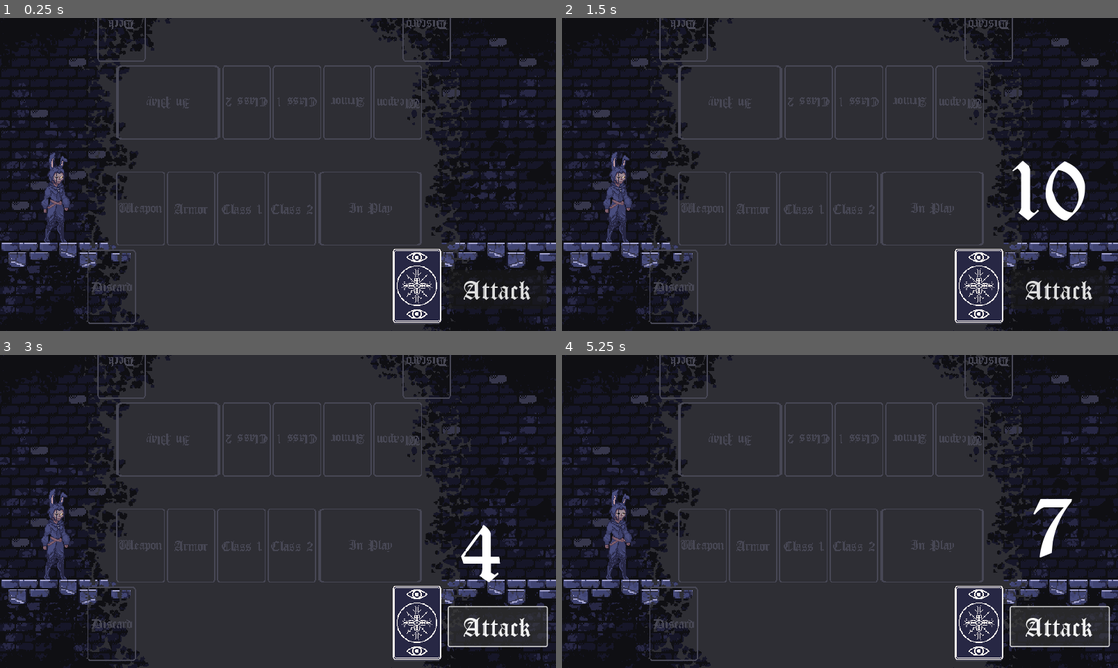
Above: before the commit, frames 1-4 (two rows, left to right).
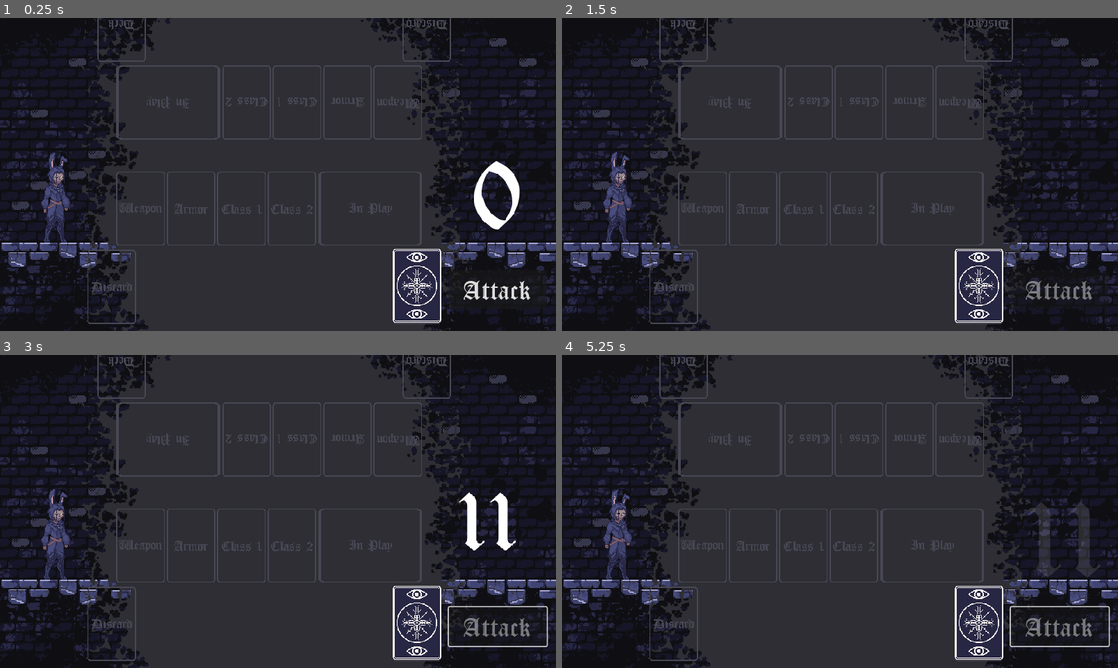
Above: after the commit, the same moments.

Repository: grahamcr4cker/PracticeCards
Game: Godot game, scene res://combat_dungeon.tscn
Same seed, same stepped clock (60 frames per second), same inputs: the game is played once before the commit and once after it.
Inputs (mouse positions are in pixels of both pictures, inside the frame that each line leads up to):
- Up to frame 1 (0.25 s): no input
- Up to frame 2 (1.5 s): click "Attack" at 0.5 s; click (979, 287) at 1.25 s
- Up to frame 3 (3 s): click (417, 624) at 2 s; click "Attack" at 2.75 s
- Up to frame 4 (5.25 s): click (979, 624) at 3.5 s; click "Attack" at 4.25 s

The runs differ from the first frame. In frame 1, 0.7% of the frame differs, in the area x 85-94%, y 45-68%; in frame 2, 1.2%; in frame 3, 1.5%; in frame 4, 1.6%, in the area x 83-97%, y 46-91%.

Commit message:
fixed bug roll

Diff:
--- a/Roll Result Indicator.gd
+++ b/Roll Result Indicator.gd
@@ -1,20 +1,17 @@
 extends Node2D
-class_name roll_result_number
 
-@onready var label:Label = $Label
-@onready var label_container:Node2D = $"."
-@onready var ap:AnimationPlayer = $AnimationPlayer
+@export var speed : int = 30
+@export var friction : int = 15
+var shift_direction: Vector2 = Vector2.ZERO
 
-
+@onready var label = $Label
 
 # Called when the node enters the scene tree for the first time.
 func _ready():
-	pass
-
-func set_values_and_animate(value:String, start_pos:Vector2) -> void:
-	label.text = value
-	ap.play("show_result")
+	shift_direction = Vector2(randi_range(-1, 1), randi_range(-1, 1))
 
 
-func remove() -> void:
-	queue_free()
+# Called every frame. 'delta' is the elapsed time since the previous frame.
+func _process(delta):
+	global_position += speed * shift_direction * delta
+	speed = max(speed - friction * delta, 0)
--- a/Roll Result Spawn Point.gd
+++ b/Roll Result Spawn Point.gd
@@ -6,15 +6,15 @@
 
 var end_held = false
 
-func _on_attack_button_pressed():
-	spawn_roll_result(randi_range(1,10) + mastery)
-
-func spawn_roll_result(value:float):
-	var roll_result = get_roll_result()
-	var val = str(round(value))
-	var pos = roll_result_spawn_point.position
-	add_child(roll_result, true)
-	roll_result.set_values_and_animate(val, pos)
-
-func get_roll_result() -> roll_result_number:
-	return roll_result_template.instantiate()
+#func _on_attack_button_pressed():
+#	spawn_roll_result(randi_range(1,10) + mastery)
+#
+#func spawn_roll_result(value:float):
+#	var roll_result = get_roll_result()
+#	var val = str(round(value))
+#	var pos = roll_result_spawn_point.position
+#	add_child(roll_result, true)
+#	roll_result.set_values_and_animate(val, pos)
+#
+#func get_roll_result() -> roll_result_number:
+#	return roll_result_template.instantiate()
--- a/combat_dungeon.tscn
+++ b/combat_dungeon.tscn
@@ -1,12 +1,13 @@
-[gd_scene load_steps=10 format=3 uid="uid://42qyq0numudm"]
+[gd_scene load_steps=11 format=3 uid="uid://bqw3vokrvf548"]
 
 [ext_resource type="Texture2D" uid="uid://g3ddrmm8t4rn" path="res://assets/Backgrounds/Background_Dungeon.png" id="1_cb83s"]
 [ext_resource type="Script" path="res://Roll Result Spawn Point.gd" id="1_foulw"]
-[ext_resource type="PackedScene" uid="uid://bpd4ggfpexeid" path="res://player.tscn" id="2_wg4p0"]
+[ext_resource type="PackedScene" path="res://player.tscn" id="2_wg4p0"]
 [ext_resource type="Texture2D" uid="uid://bhwmi0xufos0m" path="res://assets/Card Art/card_back.png" id="3_futgi"]
 [ext_resource type="Script" path="res://PlayerDeck.gd" id="4_0vce2"]
 [ext_resource type="Script" path="res://hand.gd" id="5_hxuek"]
 [ext_resource type="FontFile" uid="uid://diqt2vii6tchx" path="res://assets/Fonts/CloisterBlack.ttf" id="6_krib6"]
+[ext_resource type="PackedScene" uid="uid://v2msqv3t8ntg" path="res://roll_result_indicator.tscn" id="7_g8lkh"]
 [ext_resource type="Script" path="res://Attack Button.gd" id="7_yu8p6"]
 
 [sub_resource type="Curve" id="Curve_26ffl"]
@@ -168,4 +169,7 @@
 text = "Attack"
 script = ExtResource("7_yu8p6")
 
-[connection signal="pressed" from="Attack Button" to="Player/Roll Result Spawn Point" method="_on_attack_button_pressed"]
+[node name="Roll Result Indicator" parent="." instance=ExtResource("7_g8lkh")]
+position = Vector2(752, 170)
+
+[connection signal="pressed" from="Attack Button" to="Player" method="_on_attack_button_pressed"]
--- a/player.gd
+++ b/player.gd
@@ -1,6 +1,8 @@
 extends CharacterBody2D
 #Player stuff vvv
 @onready var animation = $AnimationPlayer
+@onready var roll_indicator = $"../Roll Result Indicator" # No need to preload this, it's already a child in the same scene, we can access it directly
+@onready var attack_button = $"../Attack Button"
 var total_health = "res://Class.gd.Priest.total_health"
 var mastery_bonus = 3
 
@@ -12,6 +14,18 @@
 	move_and_slide()
 	updateAnimation()
 
+func _on_attack_button_pressed():
+	var result = randi_range(1,10) + mastery_bonus
+	spawn_roll_indicator(result)
+	# This disables the attack button while the animation is playing
+	attack_button.disabled = true
+	await get_tree().create_timer(1.0).timeout
+	attack_button.disabled = false
+
+func spawn_roll_indicator(result: int):
+	if roll_indicator:
+		roll_indicator.get_node("Label").text = str(result)
+		roll_indicator.get_node("AnimationPlayer").play("show_result")
 
 #func spawn_effect(EFFECT: PackedScene, effect_position: Vector2 = global_position):
 #	if EFFECT:
@@ -19,12 +33,6 @@
 #		get_tree().current_scene.add_child(effect)
 #		effect.global_position = effect_position
 #		return effect
-
-#func spawn_roll_indicator(result: int):
-#	var indicator = roll_indicator.instantiate()
-#	if indicator:
-#		indicator.label = (result) #think crash is caused by this. Invalid get index 'label' (on base:PackedScene')
-
 
 	#get a result from the pool vvv
 #	if roll_result_pool.size() > 0:
--- a/roll_result_indicator.tscn
+++ b/roll_result_indicator.tscn
@@ -1,9 +1,10 @@
-[gd_scene load_steps=6 format=3 uid="uid://bk6oa0oag1iqk"]
+[gd_scene load_steps=6 format=3 uid="uid://v2msqv3t8ntg"]
 
 [ext_resource type="Script" path="res://Roll Result Indicator.gd" id="1_2cwkx"]
 [ext_resource type="FontFile" uid="uid://diqt2vii6tchx" path="res://assets/Fonts/CloisterBlack.ttf" id="2_mbvdg"]
 
 [sub_resource type="Animation" id="Animation_5au47"]
+length = 0.001
 tracks/0/type = "value"
 tracks/0/imported = false
 tracks/0/enabled = true
@@ -11,10 +12,10 @@
 tracks/0/interp = 1
 tracks/0/loop_wrap = true
 tracks/0/keys = {
-"times": PackedFloat32Array(0, 0.3),
-"transitions": PackedFloat32Array(1, 1),
+"times": PackedFloat32Array(0),
+"transitions": PackedFloat32Array(1),
 "update": 0,
-"values": [Vector2(0.5, 0.5), Vector2(1, 1)]
+"values": [Vector2(0.5, 0.5)]
 }
 tracks/1/type = "value"
 tracks/1/imported = false
@@ -23,10 +24,39 @@
 tracks/1/interp = 1
 tracks/1/loop_wrap = true
 tracks/1/keys = {
-"times": PackedFloat32Array(0, 0.3, 1),
-"transitions": PackedFloat32Array(1, 1, 1),
+"times": PackedFloat32Array(0),
+"transitions": PackedFloat32Array(1),
 "update": 0,
-"values": [Color(1, 1, 1, 0), Color(1, 1, 1, 1), Color(1, 1, 1, 0)]
+"values": [Color(1, 1, 1, 1)]
+}
+
+[sub_resource type="Animation" id="Animation_xtg6v"]
+resource_name = "show_result"
+tracks/0/type = "method"
+tracks/0/imported = false
+tracks/0/enabled = false
+tracks/0/path = NodePath(".")
+tracks/0/interp = 1
+tracks/0/loop_wrap = true
+tracks/0/keys = {
+"times": PackedFloat32Array(1),
+"transitions": PackedFloat32Array(1),
+"values": [{
+"args": [],
+"method": &"queue_free"
+}]
+}
+tracks/1/type = "value"
+tracks/1/imported = false
+tracks/1/enabled = true
+tracks/1/path = NodePath("Label:scale")
+tracks/1/interp = 1
+tracks/1/loop_wrap = true
+tracks/1/keys = {
+"times": PackedFloat32Array(0, 0.3),
+"transitions": PackedFloat32Array(1, 1),
+"update": 0,
+"values": [Vector2(0.5, 0.5), Vector2(1, 1)]
 }
 tracks/2/type = "value"
 tracks/2/imported = false
@@ -38,73 +68,7 @@
 "times": PackedFloat32Array(0, 0.3, 1),
 "transitions": PackedFloat32Array(1, 1, 1),
 "update": 0,
-"values": [Color(1, 1, 1, 0), Color(1, 1, 1, 1), Color(1, 1, 1, 0)]
-}
-
-[sub_resource type="Animation" id="Animation_xtg6v"]
-resource_name = "show_result"
-length = 1.6
-tracks/0/type = "method"
-tracks/0/imported = false
-tracks/0/enabled = true
-tracks/0/path = NodePath(".")
-tracks/0/interp = 1
-tracks/0/loop_wrap = true
-tracks/0/keys = {
-"times": PackedFloat32Array(1.6),
-"transitions": PackedFloat32Array(1),
-"values": [{
-"args": [],
-"method": &"queue_free"
-}]
-}
-tracks/1/type = "value"
-tracks/1/imported = false
-tracks/1/enabled = true
-tracks/1/path = NodePath("Label:rotation")
-tracks/1/interp = 1
-tracks/1/loop_wrap = true
-tracks/1/keys = {
-"times": PackedFloat32Array(0, 0.1),
-"transitions": PackedFloat32Array(1, 1),
-"update": 0,
-"values": [-0.436332, 0.0]
-}
-tracks/2/type = "value"
-tracks/2/imported = false
-tracks/2/enabled = true
-tracks/2/path = NodePath("Label:scale")
-tracks/2/interp = 1
-tracks/2/loop_wrap = true
-tracks/2/keys = {
-"times": PackedFloat32Array(0, 0.2),
-"transitions": PackedFloat32Array(1, 1),
-"update": 0,
-"values": [Vector2(0.5, 0.5), Vector2(1, 1)]
-}
-tracks/3/type = "value"
-tracks/3/imported = false
-tracks/3/enabled = true
-tracks/3/path = NodePath("Label:modulate")
-tracks/3/interp = 0
-tracks/3/loop_wrap = true
-tracks/3/keys = {
-"times": PackedFloat32Array(0, 0.2, 0.3, 0.4, 0.5, 0.6, 0.7, 0.8, 0.9, 1.6),
-"transitions": PackedFloat32Array(1, 1, 1, 1, 1, 1, 1, 1, 1, 1),
-"update": 0,
-"values": [Color(1, 1, 1, 1), Color(1, 1, 1, 1), Color(1, 1, 1, 0), Color(1, 1, 1, 0), Color(1, 1, 1, 1), Color(1, 1, 1, 0), Color(1, 1, 1, 1), Color(1, 1, 1, 0), Color(1, 1, 1, 1), Color(1, 1, 1, 0)]
-}
-tracks/4/type = "value"
-tracks/4/imported = false
-tracks/4/enabled = true
-tracks/4/path = NodePath("Label:position")
-tracks/4/interp = 1
-tracks/4/loop_wrap = true
-tracks/4/keys = {
-"times": PackedFloat32Array(0, 0.2, 1.6),
-"transitions": PackedFloat32Array(1, 1, 1),
-"update": 0,
-"values": [Vector2(-121, -218), Vector2(-121, -225), Vector2(-100, -300)]
+"values": [Color(1, 1, 1, 1), Color(1, 1, 1, 1), Color(1, 1, 1, 0)]
 }
 
 [sub_resource type="AnimationLibrary" id="AnimationLibrary_5dyyc"]
@@ -114,19 +78,14 @@
 }
 
 [node name="Roll Result Indicator" type="Node2D"]
-position = Vector2(3, 5)
 script = ExtResource("1_2cwkx")
 
 [node name="Label" type="Label" parent="."]
-modulate = Color(1, 1, 1, 0)
-offset_left = -100.0
-offset_top = -300.0
-offset_right = 138.0
-offset_bottom = -38.0
+offset_right = 238.0
+offset_bottom = 262.0
 scale = Vector2(0.5, 0.5)
-pivot_offset = Vector2(117, 267)
 theme_override_fonts/font = ExtResource("2_mbvdg")
-theme_override_font_sizes/font_size = 160
+theme_override_font_sizes/font_size = 200
 text = "0"
 horizontal_alignment = 1
 vertical_alignment = 1
